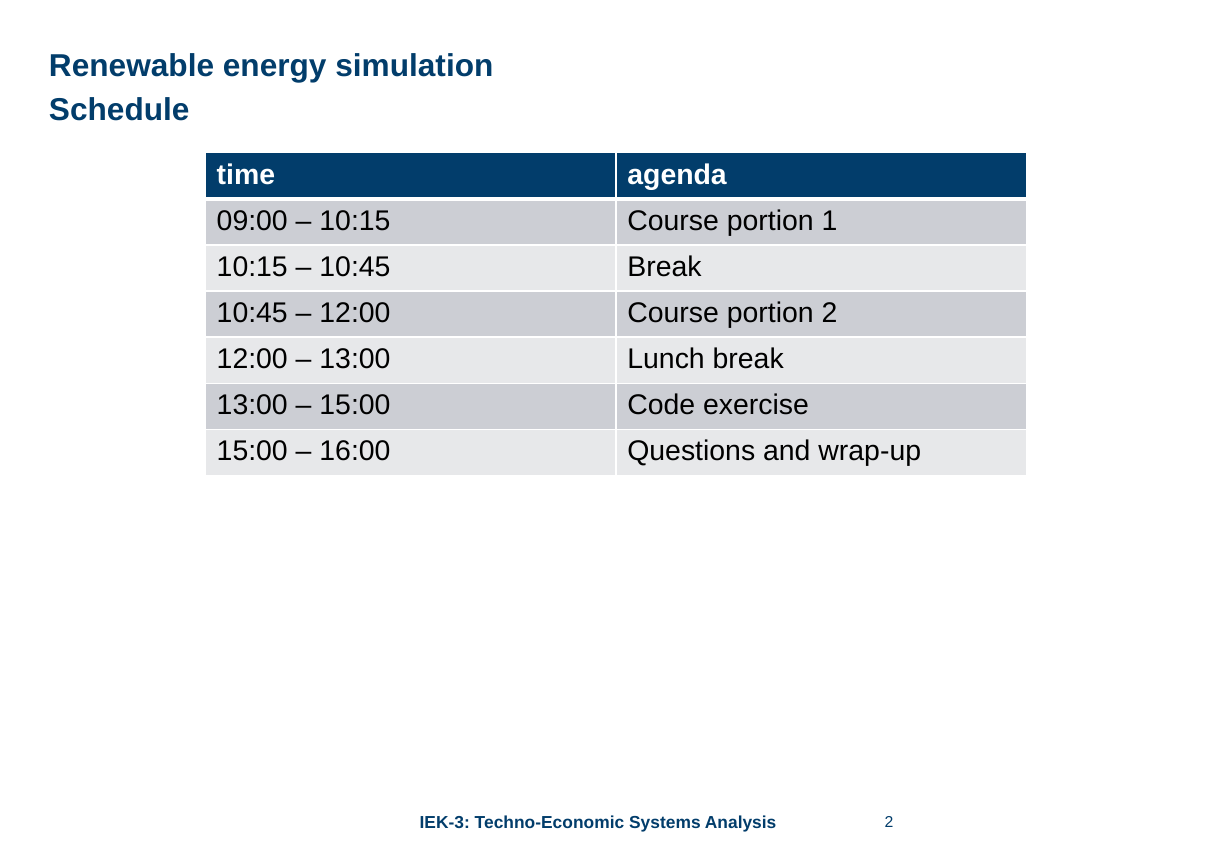
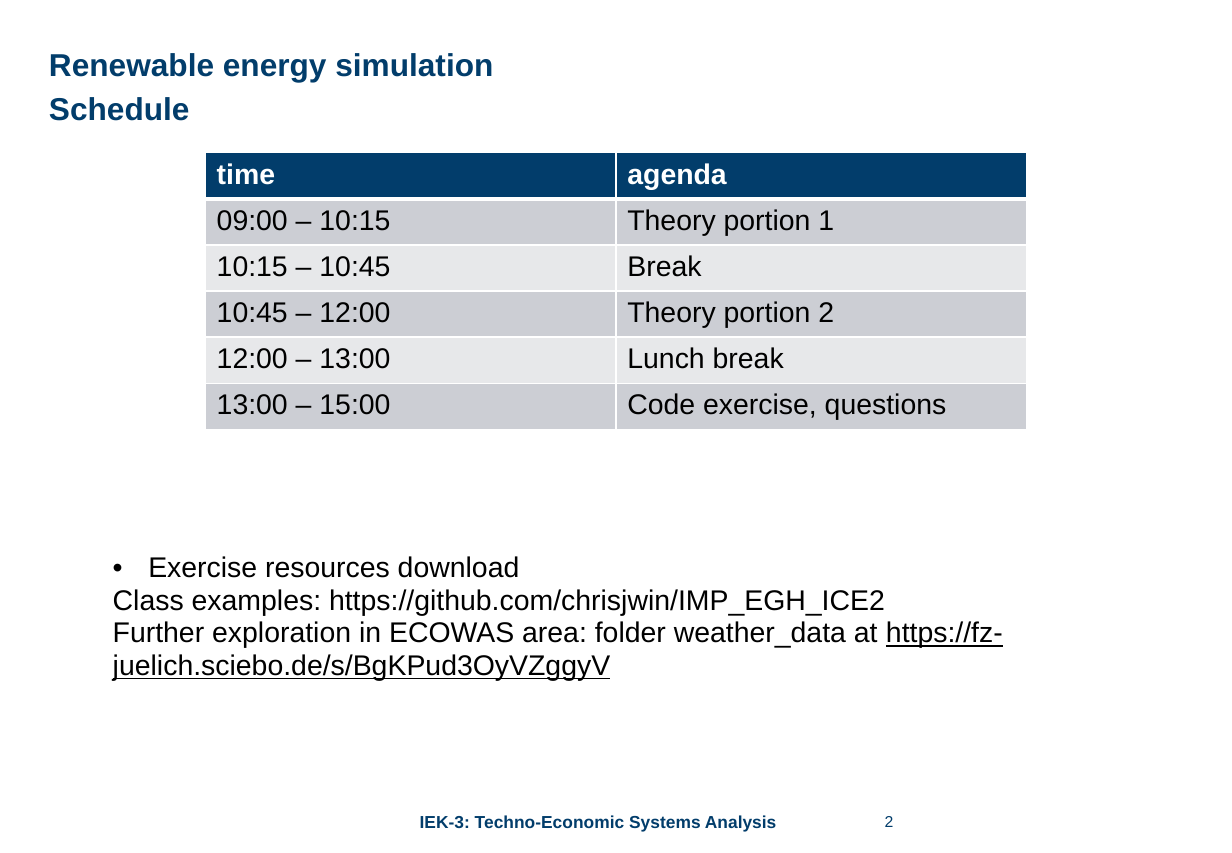
Before and after one commit to chrisjwin/IMP_EGH_ICE2, a slide deck: slide 2 of student_files/exercises/Unit_05_RenewableEnergySimulationsRESKit/Unit_05_Exercise_RenewableEnergySimulationRESKit.pptx. Drawn at 1232x853 pixels with LibreOffice and Linux fonts; fonts in the diff are those of the drawing; background and template pictures are left out. Boxes give left, top, right and bottom in pixels: in the first picture for what was removed or moved away, otherwise in the second. Text is boxed around its words. In the diff, an @@ line names an element or a change of style, - is before the commit and + after.

Commit message:
update ppt

```diff
--- a/student_files/exercises/Unit_05_RenewableEnergySimulationsRESKit/Unit_05_Exercise_RenewableEnergySimulationRESKit.pptx
+++ b/student_files/exercises/Unit_05_RenewableEnergySimulationsRESKit/Unit_05_Exercise_RenewableEnergySimulationRESKit.pptx
@@ table at bbox=[206, 152, 1027, 443] @@
-row 2, column 2: Course portion 1
+row 2, column 2: Theory portion 1
-row 4, column 2: Course portion 2
+row 4, column 2: Theory portion 2
-row 6: 13:00 – 15:00 | Code exercise
-row 7: 15:00 – 16:00 | Questions and wrap-up
+row 6: 13:00 – 15:00 | Code exercise, questions
@@ text added at bbox=[113, 556, 1003, 680], 18 pt, text #000000 @@
+• Exercise resources download
+Class examples: https://github.com/chrisjwin/IMP_EGH_ICE2
+Further exploration in ECOWAS area: folder weather_data at https://fz-juelich.sciebo.de/s/BgKPud3OyVZggyV
```
